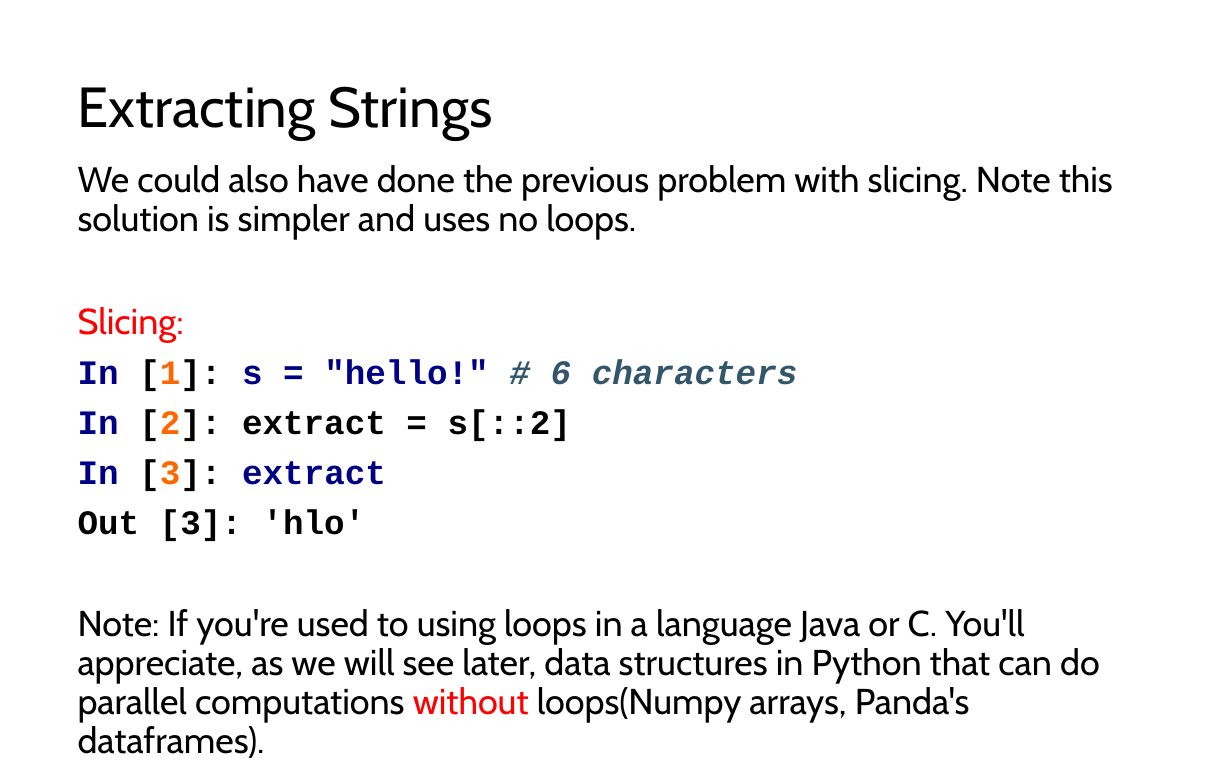
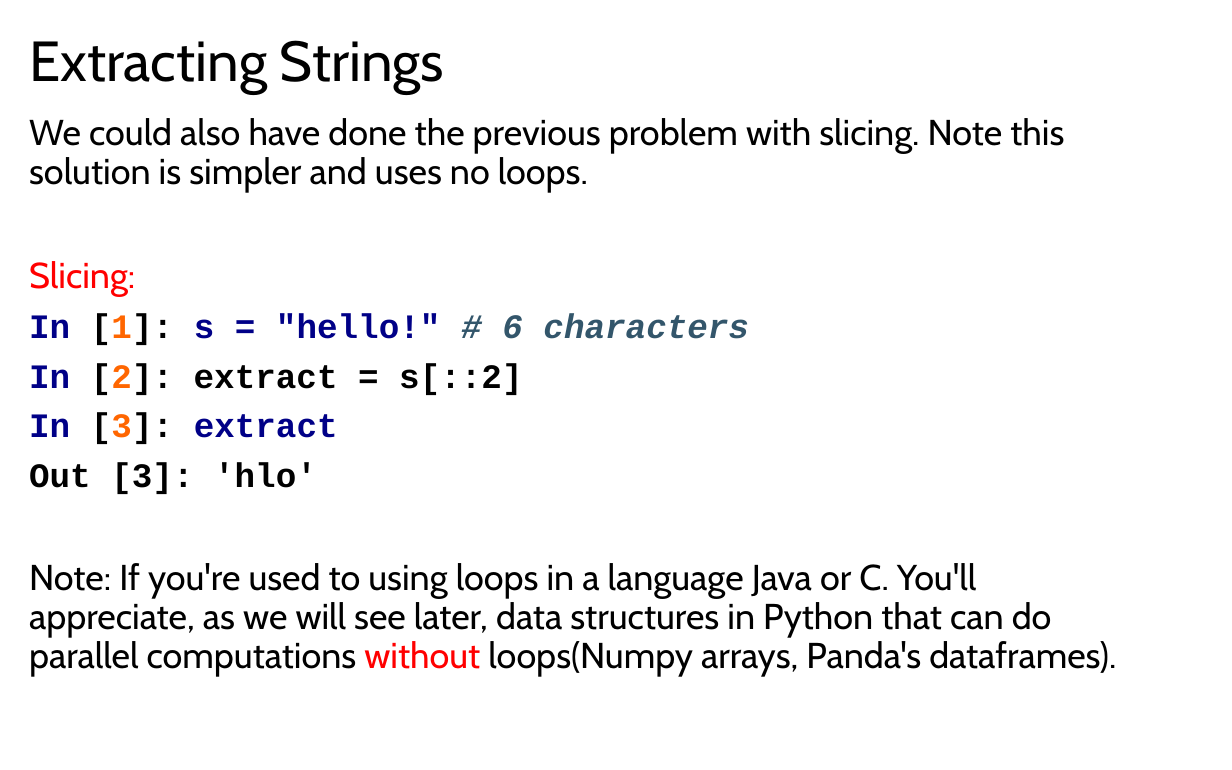
Before and after one commit to LongBaoNguyen/longbaonguyen.github.io, a slide deck: slide 28 of courses/apcsp/lect7.pptx (slide 27 before the commit). Drawn at 1232x770 pixels with LibreOffice and Linux fonts; fonts in the diff are those of the drawing. Boxes give left, top, right and bottom in pixels: in the first picture for what was removed or moved away, otherwise in the second. Text is boxed around its words. In the diff, an @@ line names an element or a change of style, - is before the commit and + after.

```diff
--- a/courses/apcsp/lect7.pptx
+++ b/courses/apcsp/lect7.pptx
@@ title "Extracting Strings": place and size @@
-title "Extracting Strings" at bbox=[78, 86, 492, 140]
+title "Extracting Strings" at bbox=[29, 40, 444, 94]
@@ text "We could also have done ..." rewrapped from bbox=[78, 165, 1113, 758] to bbox=[29, 118, 1116, 677] @@
```
Also in this commit, not shown: 16 other slides changed, 2 slides added, 3 other files.
